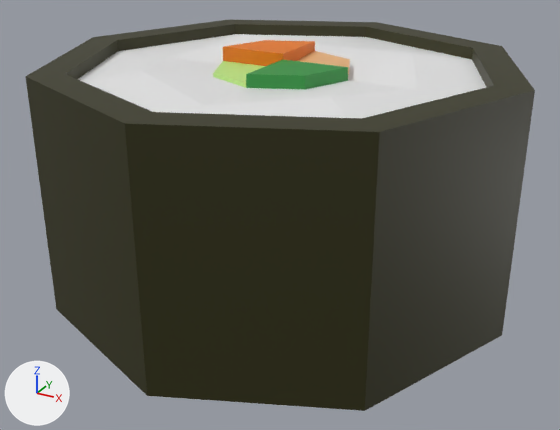
An edit to the FBX model Assets/m_coloniusLory_Maki_Avocat_001.fbx, drawn before and after from the same camera.
One viewpoint serves both versions: a camera (50 mm lens) standing at (0.0156, -2.155, 0.3783) and looking at (-0.0135, -2.102, 0.3518). Lighting does not change. The marker at lower left points along +X, +Y and +Z. Where no turn or scale is listed for an object, it has been applied to the vertices.

The first picture shows 'm_coloniusLory_Maki_Avocat_001'.
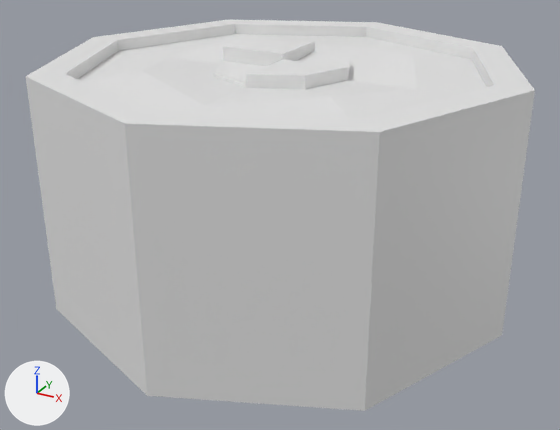
Diff of the bpy script that builds the scene:
```diff
--- a/Assets/m_coloniusLory_Maki_Avocat_001.fbx.py
+++ b/Assets/m_coloniusLory_Maki_Avocat_001.fbx.py
@@ me_cylinder_002 @@
 me_cylinder_002.from_pydata(...)  # 122 vertices, 120 faces; spans x -0.0197..0.0197, y -0.0197..0.0197, z -0.0005..0.0202
 # used by ob_m_coloniuslory_maki_avocat_001; location = (-0.01396, -2.10068, 0.34498)
+# me_cylinder_002 part 1: all 48 faces that had it switch from mat_algue (dark yellow #2e2d06) to mat_rice (white #e7e7e7)
+# me_cylinder_002 part 2: all 14 faces that had it switch from mat_salmon (orange #e77700) to mat_rice (white #e7e7e7)
+# me_cylinder_002 part 3: all 14 faces that had it switch from mat_concomber (green #2b913c) to mat_rice (white #e7e7e7)
+# me_cylinder_002 part 4: all 6 faces that had it switch from mat_salmon2 (beige #e7b17b) to mat_rice (white #e7e7e7)
+# me_cylinder_002 part 5: all 6 faces that had it switch from mat_salad (green #bfe783) to mat_rice (white #e7e7e7)
```

Location of each change, (x1, y1, x2, y2) in pixels of the pictures (560 x 430 px):
part 1 of me_cylinder_002, recoloured: (25, 20, 535, 411) in both
part 2 of me_cylinder_002, recoloured (orange to white): (223, 40, 315, 66) in both
part 3 of me_cylinder_002, recoloured (green to white): (246, 59, 348, 90) in both
part 4 of me_cylinder_002, recoloured (beige to white): (297, 51, 350, 75) in both
part 5 of me_cylinder_002, recoloured (green to white): (213, 61, 265, 88) in both
